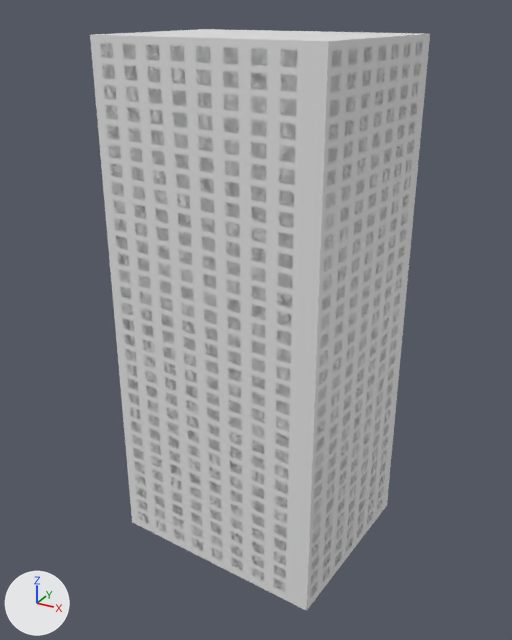
What one commit did to the FBX model Assets/Models/WesteriaIsland/TwoHalifax.fbx.
Rendered twice from a 50 mm lens placed at (61.0, -111.5, 104.0), pointed at (-1.0, 1.3, 47.6). Every picture has the same lights, and +X, +Y and +Z are marked at lower left. Materials are left out; every surface is plain grey. Where no turn or scale is listed for an object, it has been applied to the vertices. Vertices at the same position are counted once.

Objects in the first picture: 'TwoHalifax', 'Window', 'Window.001'.
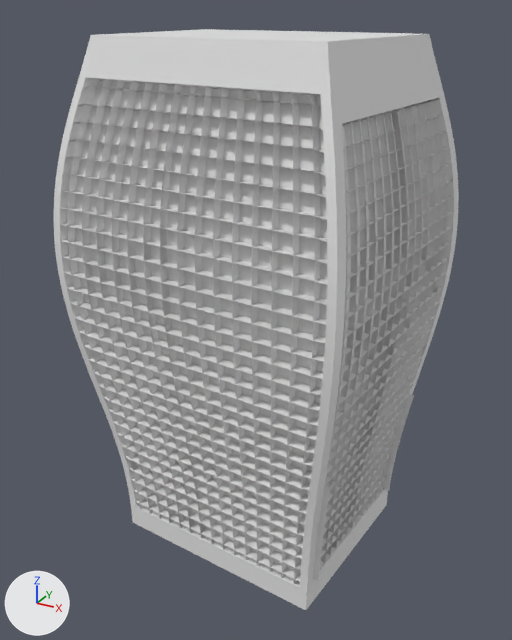
Changed parts and their boxes [x1, y1, x2, y2] in the pictures (512 x 640 px):
'TwoHalifax', reshaped, rescaled (19% wider)
    before: [90, 29, 430, 611]
    after: [54, 29, 459, 610]
'Window.001', deleted
    before: [100, 43, 296, 592]
'Window', deleted
    before: [311, 42, 423, 597]
part 1 of me_vert_001, added
    after: [54, 29, 459, 610]

The change, as a diff of the scene's bpy script:
```diff
--- a/Assets/Models/WesteriaIsland/TwoHalifax.fbx.py
+++ b/Assets/Models/WesteriaIsland/TwoHalifax.fbx.py
@@ me_vert_001 @@
 # used by ob_twohalifax; location = (0.0, 0.0, 0.0)
-me_vert_001.from_pydata(...)  # 8 vertices, 6 faces; spans x -26.0..23.7, y -18.6..24.5, z 0.0..100.0
+me_vert_001.from_pydata(...)  # 10992 vertices, 10990 faces; spans x -32.3..31.1, y -25.8..31.2, z 0.0..100.0
+# me_vert_001 part 1: 10984 vertices added at x -32.3..31.1, y -25.8..31.2, z 0.0..100.0
@@ ob_window @@
-ob_window = bpy.data.objects.new('Window', me_window_004)
-ob_window.location = (21.8, -16.1, 2.1)
@@ ob_twohalifax @@
 ob_twohalifax.location = (0.0, 0.0, 0.0)
+ob_twohalifax.scale = (0.994, 1.0, 1.0)
@@ ob_window_001 @@
-ob_window_001 = bpy.data.objects.new('Window.001', me_window_005)
-ob_window_001.location = (-20.2, -16.3, 2.1)
```
